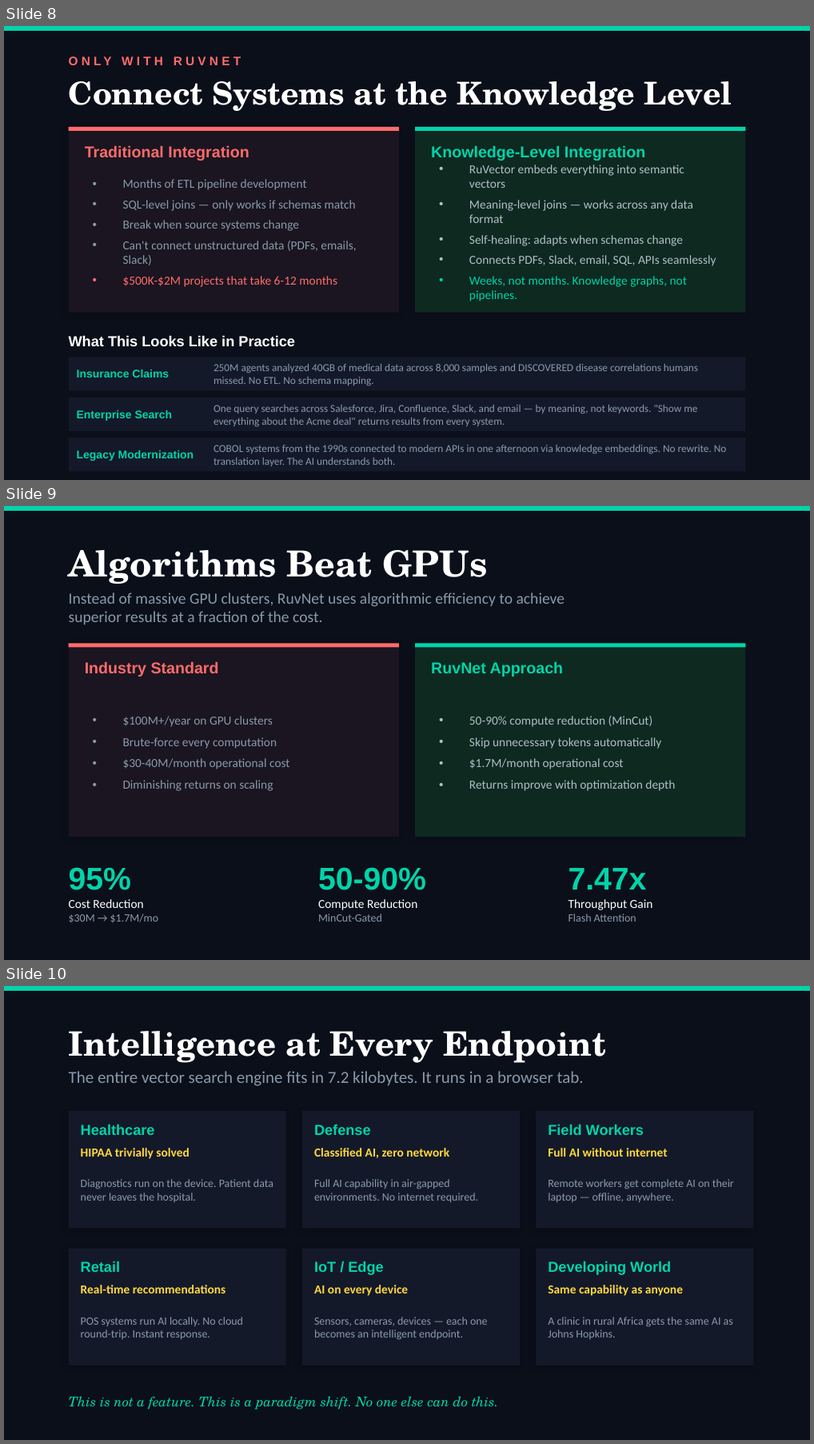
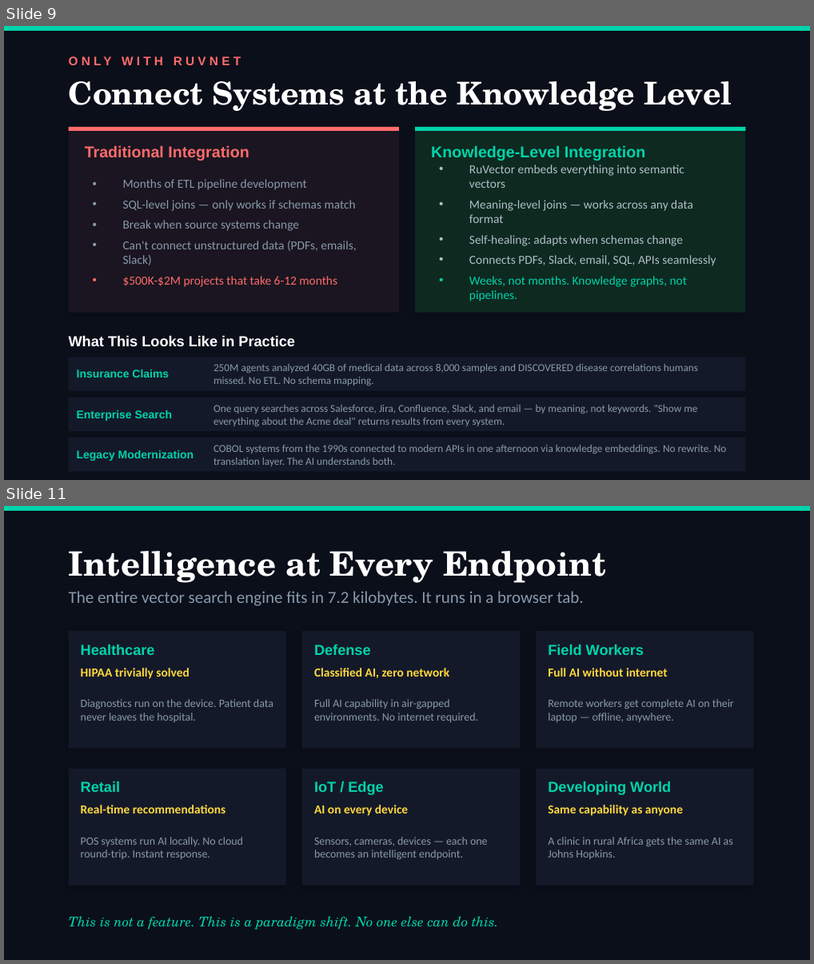
Before and after one commit to JLMA-Agentic-Ai/jlma-Ask-Ruvnet, a slide deck: docs/presentations/CEO-Deck-RuvNet-2026.pptx. Shown one above the other, each under a label of ours: slides 8, 9 and 10 before the commit, slides 9 and 11 after it; the slides between them are not shown. The pictures are 814x1444 and 814x964 pixels, drawn with LibreOffice and Linux fonts; fonts in the diff are those of the drawing. Boxes give left, top, right and bottom in pixels: in the first picture for what was removed or moved away, otherwise in the second. Text is boxed around its words. In the diff, an @@ line names an element or a change of style, - is before the commit and + after.

```diff
--- a/docs/presentations/CEO-Deck-RuvNet-2026.pptx
+++ b/docs/presentations/CEO-Deck-RuvNet-2026.pptx
@@ slide 9 removed at bbox=[4, 506, 810, 960], background #0B0F1A @@
@@ rectangle removed at bbox=[4, 506, 810, 511] @@
@@ text removed at bbox=[69, 550, 488, 584] @@
-Algorithms Beat GPUs
@@ text removed at bbox=[69, 592, 566, 624] @@
-Instead of massive GPU clusters, RuvNet uses algorithmic efficiency to achieve
-superior results at a fraction of the cost.
@@ rectangle removed at bbox=[69, 643, 399, 836] @@
@@ rectangle removed at bbox=[69, 643, 399, 647] @@
@@ rectangle removed at bbox=[415, 643, 746, 836] @@
@@ rectangle removed at bbox=[415, 643, 746, 647] @@
@@ text removed at bbox=[85, 661, 219, 676] @@
-Industry Standard
@@ text removed at bbox=[431, 662, 564, 676] @@
-RuvNet Approach
@@ text removed at bbox=[123, 716, 290, 791] @@
-• $100M+/year on GPU clusters
-• Brute-force every computation
-• $30-40M/month operational cost
-• Diminishing returns on scaling
@@ text removed at bbox=[470, 716, 675, 791] @@
-• 50-90% compute reduction (MinCut)
-• Skip unnecessary tokens automatically
-• $1.7M/month operational cost
-• Returns improve with optimization depth
@@ text removed at bbox=[69, 867, 131, 890] @@
-95%
@@ text removed at bbox=[318, 867, 426, 890] @@
-50-90%
@@ text removed at bbox=[569, 868, 647, 889] @@
-7.47x
@@ text removed at bbox=[69, 899, 143, 908] @@
-Cost Reduction
@@ text removed at bbox=[69, 913, 159, 923] @@
-$30M → $1.7M/mo
@@ text removed at bbox=[318, 899, 418, 910] @@
-Compute Reduction
@@ text removed at bbox=[318, 913, 382, 921] @@
-MinCut-Gated
@@ text removed at bbox=[569, 899, 654, 910] @@
-Throughput Gain
@@ text removed at bbox=[569, 913, 637, 921] @@
-Flash Attention
@@ what was slide 8 is now slide 9 @@
@@ what was slide 10 is now slide 11 @@
```
Also in this commit, not shown: 4 slides changed, 3 slides added, 1 other slide removed, 7 other files.
